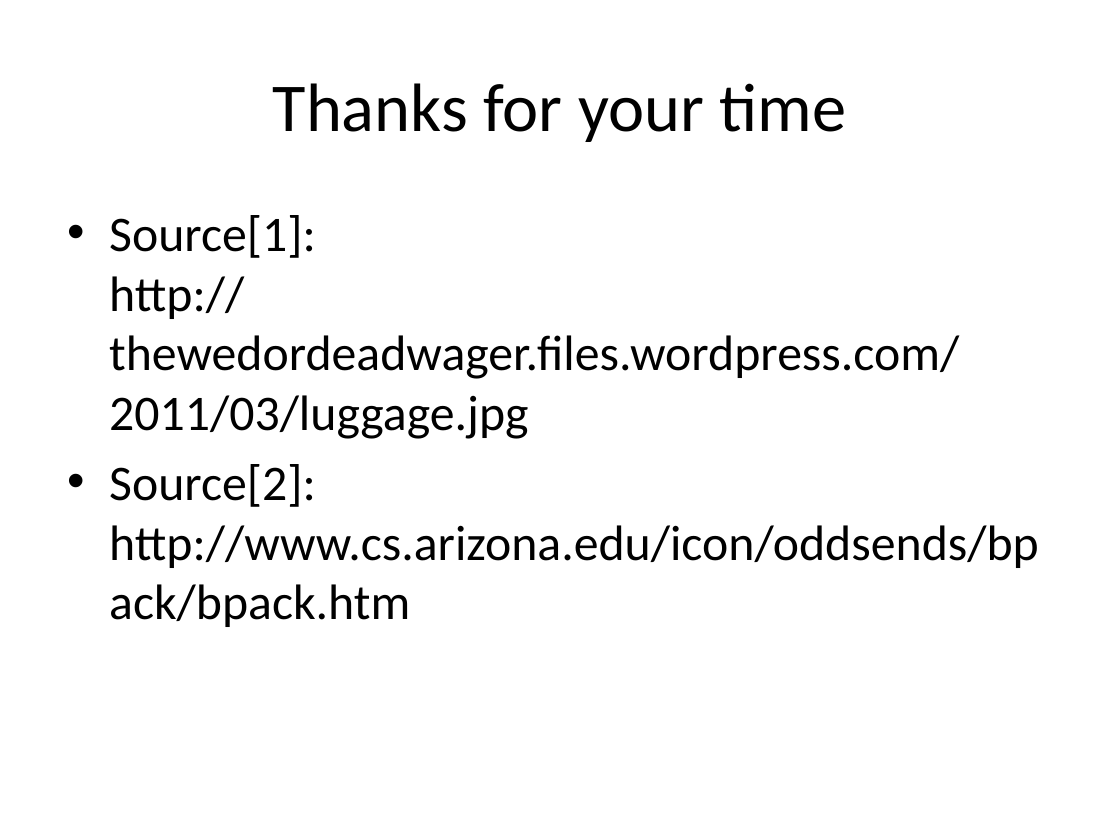
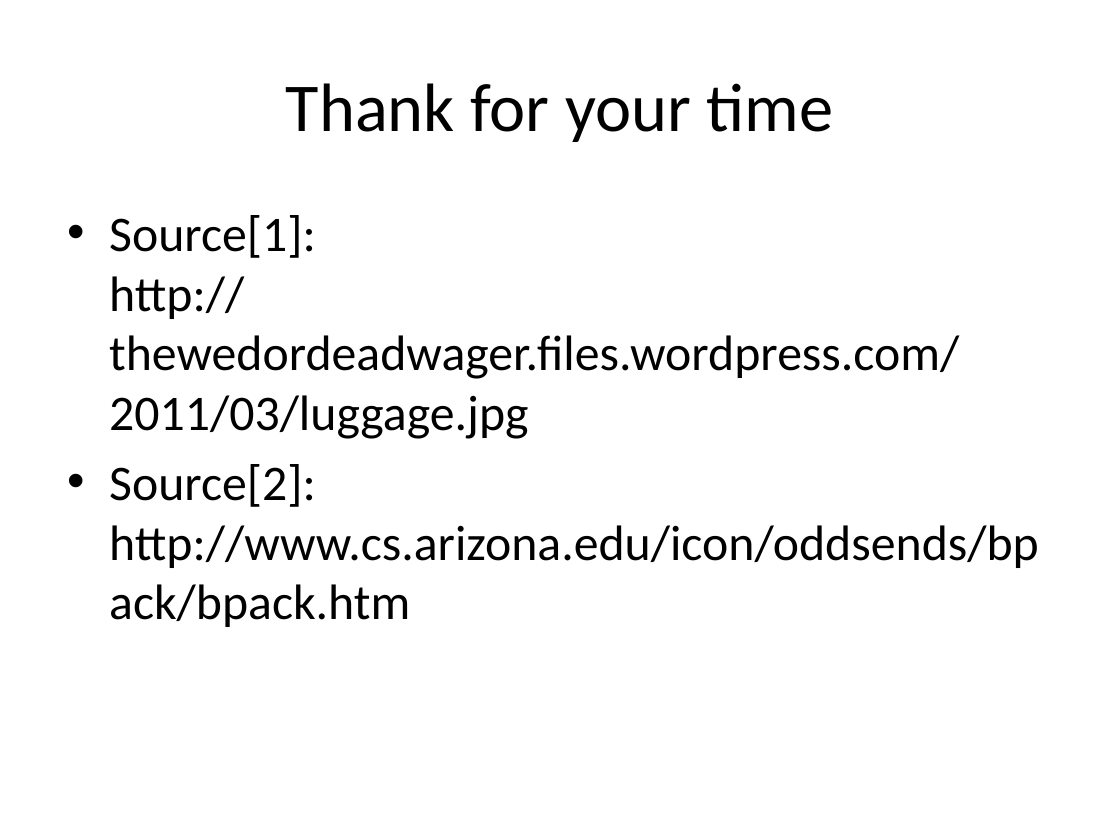
Before and after one commit to montelongoj/p2-b130-aau-2011, a slide deck: slide 11 of PP for status.pptx. Drawn at 1120x840 pixels with LibreOffice and Linux fonts; fonts in the diff are those of the drawing. Boxes give left, top, right and bottom in pixels: in the first picture for what was removed or moved away, otherwise in the second. Text is boxed around its words. In the diff, an @@ line names an element or a change of style, - is before the commit and + after.

```diff
--- a/PP for status.pptx
+++ b/PP for status.pptx
@@ title at <box>286,83,834,142</box>: text changed @@
-Thanks for your time
+Thank for your time
```
